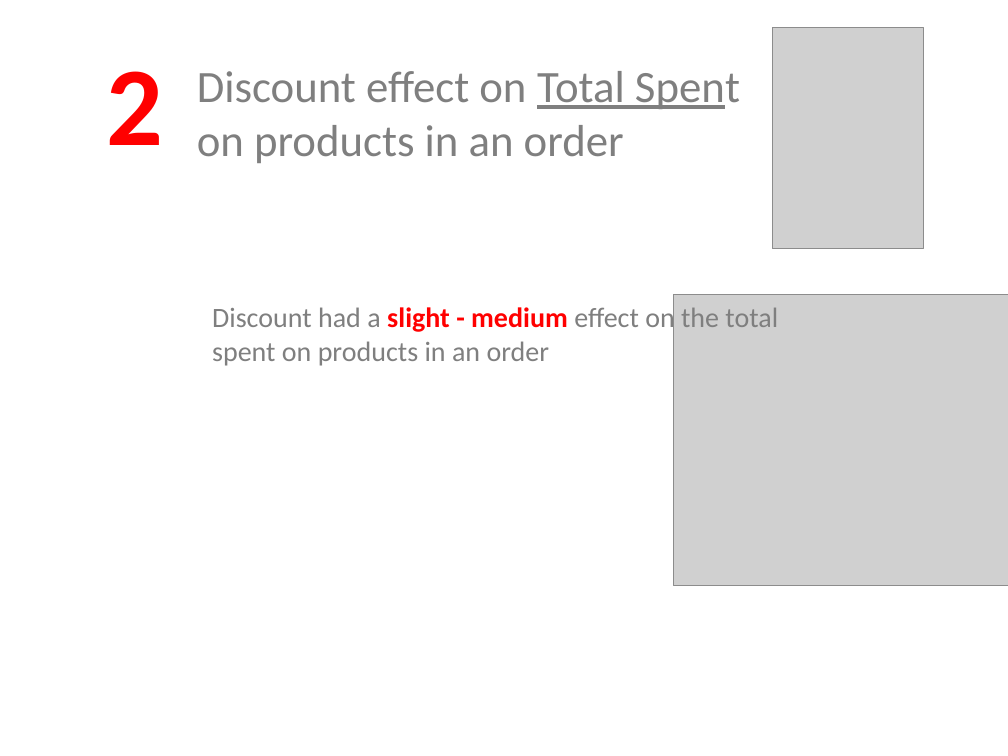
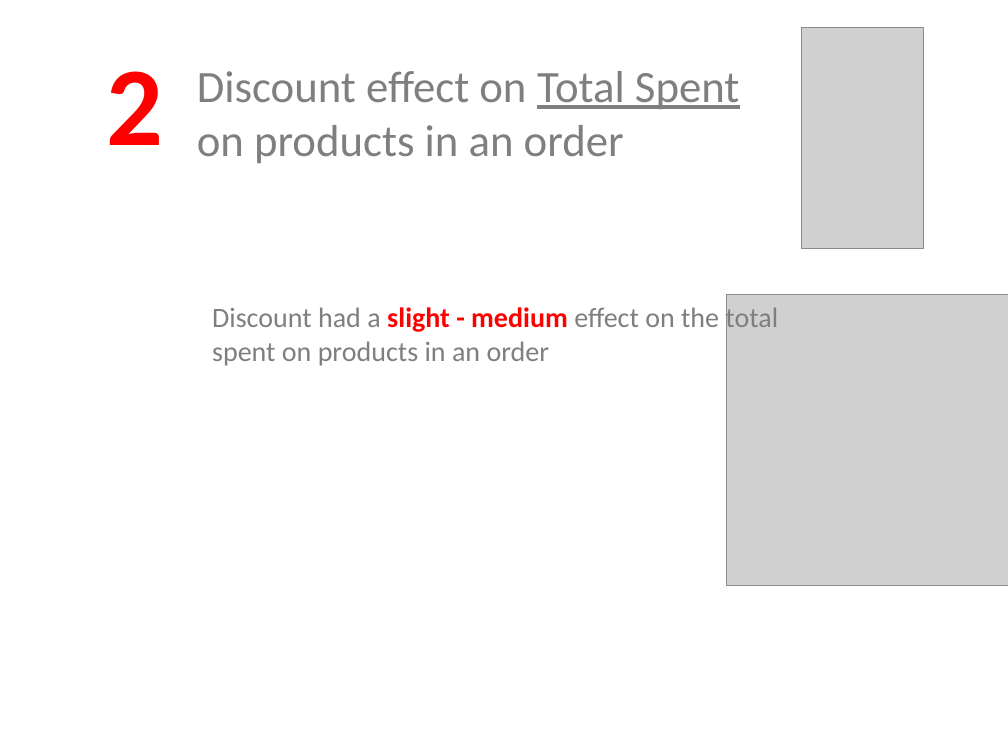
Before and after one commit to Sue-Mir/Module2_Project_Hypothesis_Testing, a slide deck: slide 7 of Project2_HypothesisTesting_NonTechnicalPresentation.pptx. Drawn at 1008x756 pixels with LibreOffice and Linux fonts; fonts in the diff are those of the drawing; grey boxes stand for pictures. Boxes give left, top, right and bottom in pixels: in the first picture for what was removed or moved away, otherwise in the second. Text is boxed around its words. In the diff, an @@ line names an element or a change of style, - is before the commit and + after.

```diff
--- a/Project2_HypothesisTesting_NonTechnicalPresentation.pptx
+++ b/Project2_HypothesisTesting_NonTechnicalPresentation.pptx
@@ title "Discount effect on Total Spent ..." at <box>197,71,739,163</box>: underline on in "Spent" @@
@@ picture: place and size @@
-picture at <box>772,28,923,249</box>
+picture at <box>802,28,924,249</box>
@@ picture: place and size @@
-picture at <box>673,294,1008,586</box>
+picture at <box>727,294,1008,586</box>
```
Also in this commit, not shown: 8 other slides changed, 2 slides added, 2 slides removed.
